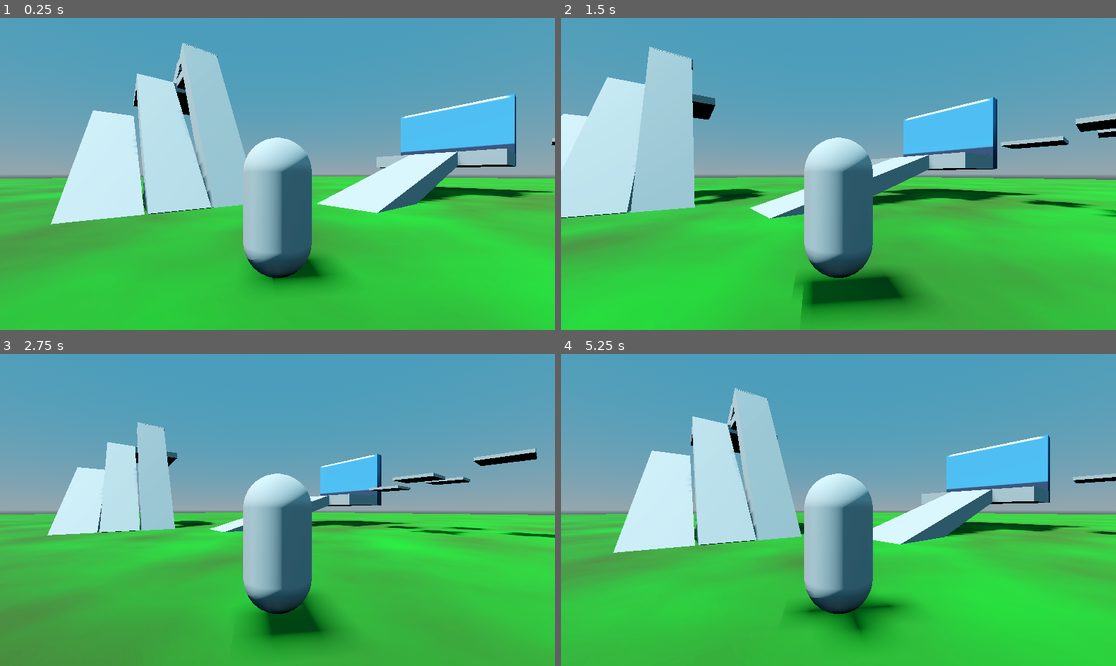
Above: before the commit, frames 1-4 (two rows, left to right).
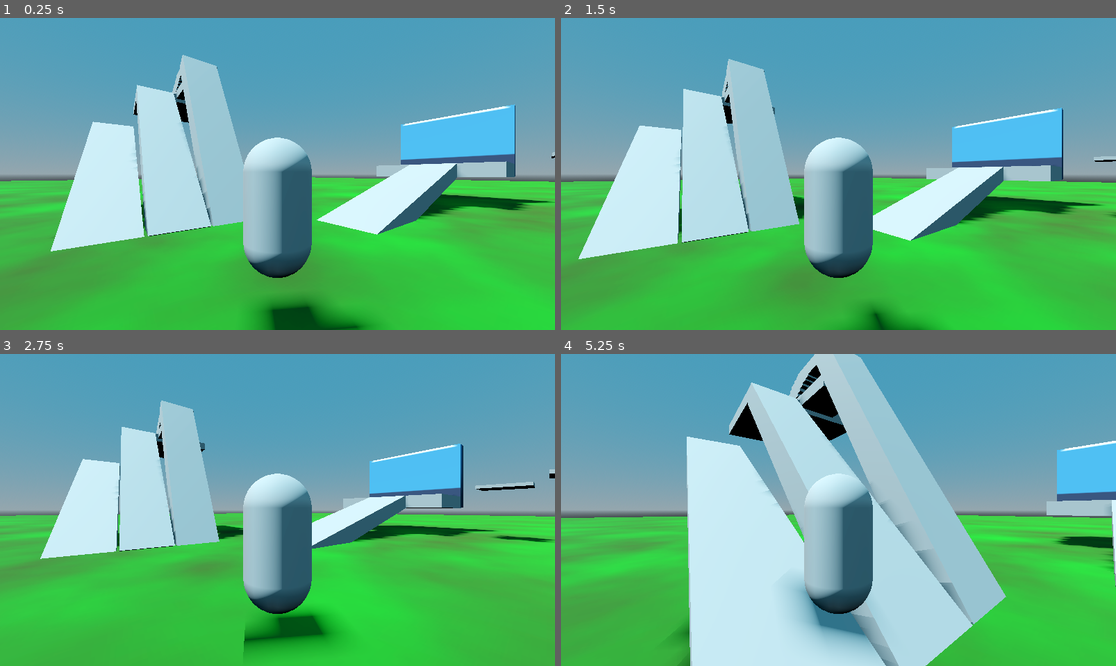
Above: after the commit, the same moments.

Repository: NDBrewer20/Project-Arbiter
Game: Godot game, scene res://Scenes/Levels/Base.tscn
Same seed, same stepped clock (60 frames per second), same inputs: the game is played once before the commit and once after it. The engine's default icon, where the game draws it, is replaced by a stand-in: a white triangle on a blue panel in a dark square.
Inputs (mouse positions are in pixels of both pictures, inside the frame that each line leads up to):
- Up to frame 1 (0.25 s): no input
- Up to frame 2 (1.5 s): tap Enter at 0.5 s; move the mouse to (960, 158) at 0.52 s; hold D (Player_Right) 0.53-1.28 s; tap Space (Player_Jump) at 0.6, 0.77, 1.07 s; move the mouse to (727, 189) at 1.27 s; hold S (Player_Back) from 1.28 s (still down); right-click (727, 189) at 1.35 s
- Up to frame 3 (2.75 s): tap Space (Player_Jump) at 1.52, 1.55, 1.82, 2.3 s; move the mouse to (333, 441) at 2.02 s; release S (Player_Back) at 2.03 s; hold D (Player_Right) from 2.03 s (still down); tap C at 2.1 s
- Up to frame 4 (5.25 s): move the mouse to (810, 572) at 2.77 s; release D (Player_Right) at 2.78 s; hold W (Player_Forward) 2.78-3.53 s; tap R at 2.85 s; tap Space (Player_Jump) at 3.02, 3.05, 3.32, 3.6, 3.77, 4.07, 4.52, 4.55, 4.82 s; move the mouse to (1005, 556) at 3.52 s; hold A (Player_Left) 3.53-5.03 s; move the mouse to (672, 463) at 4.27 s; right-click (672, 463) at 4.35 s; move the mouse to (866, 510) at 5.02 s; hold S (Player_Back) from 5.03 s (still down); tap C at 5.1 s

The runs differ from the first frame. In frame 1, 20% of the frame differs, in the area x 0-100%, y 8-100%; in frame 2, 47%; in frame 3, 28%; in frame 4, 50%, in the area x 0-100%, y 0-100%.

Commit message:
Player Movement Improved
Fixed Air Time Control
 * Player now doesn't get as much of a benefit from trying to move in the air after falling for a longer time, and instead loses full air maneuverability in less than a second.
Added Coyote time
 * Player can initiate a jump after falling off a ledge in a short window.
Added Jump Buffering
 * Player can buffer to initiate a jump by pressing space shortly before touching the ground.
Added Acceleration
 * Player can slowly move faster the longer they hold movement input.

Diff:
--- a/Scenes/Levels/Base.tscn
+++ b/Scenes/Levels/Base.tscn
@@ -119,12 +119,19 @@
 unique_name_in_owner = true
 
 [node name="Player Body" type="CharacterBody3D" parent="Player Manager"]
-transform = Transform3D(-0.602776, 0, -0.79791, 0, 1, 0, 0.79791, 0, -0.602776, -2.96346, 0, -3.40497)
+transform = Transform3D(-0.603406, -0.000205233, -0.797435, 0.000620615, 1, -0.000726984, 0.797434, -0.000933567, -0.603405, -2.96346, 0, -3.40497)
 slide_on_ceiling = false
 script = ExtResource("1_puwgh")
 debug = true
-AirControlEnd = 0.66
-AirControlFadeTime = 5.0
+runSpeed = 8.0
+walkSpeed = 3.5
+acceleration = 4.5
+deceleration = 7.5
+coyoteTime = 0.16
+jumpBuffer = 0.21
+airControlStart = 1.5
+airControlEnd = 0.05
+airControlFadeTime = 0.6
 
 [node name="PlayerGFX" type="Node3D" parent="Player Manager/Player Body"]
 transform = Transform3D(1, 0, 0, 0, 1, 0, 0, 0, 1, 0, 1, 0)
@@ -162,174 +169,198 @@
 transform = Transform3D(100, 0, 0, 0, 100, 0, 0, 0, 100, 0, 0, 0)
 shape = SubResource("ConcavePolygonShape3D_puwgh")
 
-[node name="Ramp" type="StaticBody3D" parent="."]
+[node name="Obstacles" type="StaticBody3D" parent="."]
 transform = Transform3D(1, 0, 0, 0, 1, 0, 0, 0, 1, 0, 1.03889, 8.11843)
 
-[node name="MeshInstance3D" type="MeshInstance3D" parent="Ramp"]
+[node name="MeshInstance3D" type="MeshInstance3D" parent="Obstacles"]
 transform = Transform3D(3.02012, 0, 0, 0, 0.965926, 3.08834, 0, -0.258819, 11.5258, 0, 0.00432885, 0.101795)
 mesh = SubResource("BoxMesh_puwgh")
 
-[node name="CollisionShape3D" type="CollisionShape3D" parent="Ramp"]
+[node name="CollisionShape3D" type="CollisionShape3D" parent="Obstacles"]
 transform = Transform3D(3.02012, 0, 0, 0, 0.965926, 3.08834, 0, -0.258819, 11.5258, 0, 0.00432885, 0.101795)
 shape = SubResource("ConcavePolygonShape3D_106ev")
 
-[node name="MeshInstance3D2" type="MeshInstance3D" parent="Ramp"]
+[node name="MeshInstance3D2" type="MeshInstance3D" parent="Obstacles"]
 transform = Transform3D(8.18757, 0, 0, 0, 1, 0, 0, 0, 5.6196, 0.227636, 1.53671, 8.55561)
 mesh = SubResource("BoxMesh_puwgh")
 
-[node name="CollisionShape3D2" type="CollisionShape3D" parent="Ramp"]
+[node name="CollisionShape3D2" type="CollisionShape3D" parent="Obstacles"]
 transform = Transform3D(8.18757, 0, 0, 0, 1, 0, 0, 0, 5.6196, 0.227636, 1.53671, 8.55561)
 shape = SubResource("ConcavePolygonShape3D_cukpy")
 
-[node name="MeshInstance3D3" type="MeshInstance3D" parent="Ramp"]
+[node name="MeshInstance3D3" type="MeshInstance3D" parent="Obstacles"]
 transform = Transform3D(8.18757, 0, 0, 0, -4.37114e-08, 5.6196, 0, -1, -2.4564e-07, 0.227636, 3.87227, 11.474)
 material_override = SubResource("StandardMaterial3D_cukpy")
 mesh = SubResource("BoxMesh_puwgh")
 
-[node name="CollisionShape3D3" type="CollisionShape3D" parent="Ramp"]
+[node name="CollisionShape3D3" type="CollisionShape3D" parent="Obstacles"]
 transform = Transform3D(8.18757, 0, 0, 0, -4.37114e-08, 5.6196, 0, -1, -2.4564e-07, 0.227636, 3.87227, 11.474)
 shape = SubResource("ConcavePolygonShape3D_omw7r")
 
-[node name="MeshInstance3D4" type="MeshInstance3D" parent="Ramp"]
+[node name="MeshInstance3D4" type="MeshInstance3D" parent="Obstacles"]
 transform = Transform3D(2.41, 0, 0, 0, 0.200646, 0, 0, 0, 2.46375, -6.76394, 2.37826, 7.39248)
 mesh = SubResource("BoxMesh_puwgh")
 
-[node name="CollisionShape3D4" type="CollisionShape3D" parent="Ramp"]
+[node name="CollisionShape3D4" type="CollisionShape3D" parent="Obstacles"]
 transform = Transform3D(2.41, 0, 0, 0, 0.200646, 0, 0, 0, 2.46375, -6.76394, 2.37826, 7.39248)
 shape = SubResource("ConcavePolygonShape3D_ovum4")
 
-[node name="MeshInstance3D5" type="MeshInstance3D" parent="Ramp"]
+[node name="MeshInstance3D5" type="MeshInstance3D" parent="Obstacles"]
 transform = Transform3D(2.41, 0, 0, 0, 0.200646, 0, 0, 0, 2.46375, -10.15, 2.90956, 10.202)
 mesh = SubResource("BoxMesh_puwgh")
 
-[node name="CollisionShape3D5" type="CollisionShape3D" parent="Ramp"]
+[node name="CollisionShape3D5" type="CollisionShape3D" parent="Obstacles"]
 transform = Transform3D(2.41, 0, 0, 0, 0.200646, 0, 0, 0, 2.46375, -10.15, 2.90956, 10.202)
 shape = SubResource("ConcavePolygonShape3D_7ofq3")
 
-[node name="MeshInstance3D6" type="MeshInstance3D" parent="Ramp"]
+[node name="MeshInstance3D6" type="MeshInstance3D" parent="Obstacles"]
 transform = Transform3D(2.41, 0, 0, 0, 0.200646, 0, 0, 0, 2.46375, -9.70337, 2.71875, 5.18853)
 mesh = SubResource("BoxMesh_puwgh")
 
-[node name="CollisionShape3D6" type="CollisionShape3D" parent="Ramp"]
+[node name="CollisionShape3D6" type="CollisionShape3D" parent="Obstacles"]
 transform = Transform3D(2.41, 0, 0, 0, 0.200646, 0, 0, 0, 2.46375, -9.70337, 2.71875, 5.18853)
 shape = SubResource("ConcavePolygonShape3D_gx4w7")
 
-[node name="MeshInstance3D7" type="MeshInstance3D" parent="Ramp"]
+[node name="MeshInstance3D7" type="MeshInstance3D" parent="Obstacles"]
 transform = Transform3D(2.41, 0, 0, 0, 0.200646, 0, 0, 0, 2.46375, -13.567, 3.67988, 7.3544)
 mesh = SubResource("BoxMesh_puwgh")
 
-[node name="CollisionShape3D7" type="CollisionShape3D" parent="Ramp"]
+[node name="CollisionShape3D7" type="CollisionShape3D" parent="Obstacles"]
 transform = Transform3D(2.41, 0, 0, 0, 0.200646, 0, 0, 0, 2.46375, -13.567, 3.67988, 7.3544)
 shape = SubResource("ConcavePolygonShape3D_bxrtb")
 
-[node name="MeshInstance3D10" type="MeshInstance3D" parent="Ramp"]
+[node name="MeshInstance3D10" type="MeshInstance3D" parent="Obstacles"]
 transform = Transform3D(-9.74173e-08, -0.5, 10.3338, -2.61029e-08, 0.866025, 5.96621, -2.30727, -3.08008e-09, -5.4983e-07, 8.73259, 1.44906, -13.8942)
 mesh = SubResource("BoxMesh_puwgh")
 
-[node name="CollisionShape3D10" type="CollisionShape3D" parent="Ramp"]
+[node name="CollisionShape3D10" type="CollisionShape3D" parent="Obstacles"]
 transform = Transform3D(-8.73419e-08, -0.707107, 8.4375, -5.04269e-08, 0.707107, 8.4375, -2.30727, -3.08008e-09, -5.4983e-07, 7.93898, 2.85134, -11.4704)
 shape = SubResource("ConcavePolygonShape3D_2l7tc")
 
-[node name="MeshInstance3D8" type="MeshInstance3D" parent="Ramp"]
+[node name="MeshInstance3D8" type="MeshInstance3D" parent="Obstacles"]
 transform = Transform3D(-8.73419e-08, -0.707107, 8.4375, -5.04269e-08, 0.707107, 8.4375, -2.30727, -3.08008e-09, -5.4983e-07, 7.93898, 2.85134, -11.4704)
 mesh = SubResource("BoxMesh_puwgh")
 
-[node name="CollisionShape3D8" type="CollisionShape3D" parent="Ramp"]
+[node name="CollisionShape3D8" type="CollisionShape3D" parent="Obstacles"]
 transform = Transform3D(-9.74173e-08, -0.5, 10.3338, -2.61029e-08, 0.866025, 5.96621, -2.30727, -3.08008e-09, -5.4983e-07, 8.73259, 1.44906, -13.8942)
 shape = SubResource("ConcavePolygonShape3D_hdiet")
 
-[node name="MeshInstance3D11" type="MeshInstance3D" parent="Ramp"]
+[node name="MeshInstance3D11" type="MeshInstance3D" parent="Obstacles"]
 transform = Transform3D(-2.72961e-07, -3.62084e-08, 6.12079, 7.31397e-08, 0.607476, -2.44596e-07, -6.46491, -1.87107e-09, -2.82038e-07, 14.855, 7.08588, -9.37486)
 mesh = SubResource("BoxMesh_puwgh")
 
-[node name="CollisionShape3D12" type="CollisionShape3D" parent="Ramp"]
+[node name="CollisionShape3D12" type="CollisionShape3D" parent="Obstacles"]
 transform = Transform3D(-2.72961e-07, -3.62084e-08, 6.12079, 7.31397e-08, 0.607476, -2.44596e-07, -6.46491, -1.87107e-09, -2.82038e-07, 14.855, 7.08588, -9.37486)
 shape = SubResource("ConcavePolygonShape3D_bsvke")
 
-[node name="MeshInstance3D12" type="MeshInstance3D" parent="Ramp"]
-transform = Transform3D(-9.12056e-08, -3.62084e-08, 6.12079, 2.44385e-08, 0.607476, -2.44596e-07, -2.16015, -1.87107e-09, -2.82038e-07, 12.4755, 7.38172, -9.02504)
-mesh = SubResource("BoxMesh_puwgh")
-
-[node name="CollisionShape3D13" type="CollisionShape3D" parent="Ramp"]
+[node name="MeshInstance3D12" type="MeshInstance3D" parent="Obstacles"]
+transform = Transform3D(-9.12056e-08, -3.62084e-08, 6.12079, 2.44385e-08, 0.607476, -2.44596e-07, -2.16015, -1.87107e-09, -2.82038e-07, 12.4755, 7.33448, -9.02504)
+mesh = SubResource("BoxMesh_puwgh")
+
+[node name="CollisionShape3D13" type="CollisionShape3D" parent="Obstacles"]
 transform = Transform3D(-9.12056e-08, -3.62084e-08, 6.12079, 2.44385e-08, 0.607476, -2.44596e-07, -2.16015, -1.87107e-09, -2.82038e-07, 12.4755, 7.38172, -9.02504)
 shape = SubResource("ConcavePolygonShape3D_iqblb")
 
-[node name="MeshInstance3D13" type="MeshInstance3D" parent="Ramp"]
+[node name="MeshInstance3D13" type="MeshInstance3D" parent="Obstacles"]
 transform = Transform3D(-9.12056e-08, -3.62084e-08, 1.39173, 2.44385e-08, 0.607476, -5.56156e-08, -2.16015, -1.87107e-09, -6.4129e-08, 14.3475, 7.54481, -8.91742)
 mesh = SubResource("BoxMesh_puwgh")
 
-[node name="CollisionShape3D14" type="CollisionShape3D" parent="Ramp"]
+[node name="CollisionShape3D14" type="CollisionShape3D" parent="Obstacles"]
 transform = Transform3D(-9.12056e-08, -3.62084e-08, 1.39173, 2.44385e-08, 0.607476, -5.56156e-08, -2.16015, -1.87107e-09, -6.4129e-08, 14.3475, 7.54481, -8.91742)
 shape = SubResource("ConcavePolygonShape3D_dnbnh")
 
-[node name="MeshInstance3D14" type="MeshInstance3D" parent="Ramp"]
+[node name="MeshInstance3D22" type="MeshInstance3D" parent="Obstacles"]
+transform = Transform3D(-9.12056e-08, -3.62084e-08, 1.39173, 2.44385e-08, 0.607476, -5.56156e-08, -2.16015, -1.87107e-09, -6.4129e-08, 14.5999, 7.40013, -8.91742)
+mesh = SubResource("BoxMesh_puwgh")
+
+[node name="CollisionShape3D22" type="CollisionShape3D" parent="Obstacles"]
+transform = Transform3D(-9.12056e-08, -3.62084e-08, 1.39173, 2.44385e-08, 0.607476, -5.56156e-08, -2.16015, -1.87107e-09, -6.4129e-08, 14.5999, 7.40013, -8.91742)
+shape = SubResource("ConcavePolygonShape3D_dnbnh")
+
+[node name="MeshInstance3D23" type="MeshInstance3D" parent="Obstacles"]
+transform = Transform3D(-9.12056e-08, -3.62084e-08, 1.39173, 2.44385e-08, 0.607476, -5.56156e-08, -2.16015, -1.87107e-09, -6.4129e-08, 11.784, 8.69758, -8.91742)
+mesh = SubResource("BoxMesh_puwgh")
+
+[node name="CollisionShape3D23" type="CollisionShape3D" parent="Obstacles"]
+transform = Transform3D(-9.12056e-08, -3.62084e-08, 1.39173, 2.44385e-08, 0.607476, -5.56156e-08, -2.16015, -1.87107e-09, -6.4129e-08, 11.784, 8.69758, -8.91742)
+shape = SubResource("ConcavePolygonShape3D_dnbnh")
+
+[node name="MeshInstance3D24" type="MeshInstance3D" parent="Obstacles"]
+transform = Transform3D(-9.12056e-08, -3.62084e-08, 1.39173, 2.44385e-08, 0.607476, -5.56156e-08, -2.16015, -1.87107e-09, -6.4129e-08, 15.1855, 7.22534, -8.91742)
+mesh = SubResource("BoxMesh_puwgh")
+
+[node name="CollisionShape3D24" type="CollisionShape3D" parent="Obstacles"]
+transform = Transform3D(-9.12056e-08, -3.62084e-08, 1.39173, 2.44385e-08, 0.607476, -5.56156e-08, -2.16015, -1.87107e-09, -6.4129e-08, 15.1855, 7.22534, -8.91742)
+shape = SubResource("ConcavePolygonShape3D_dnbnh")
+
+[node name="MeshInstance3D14" type="MeshInstance3D" parent="Obstacles"]
 transform = Transform3D(-9.12056e-08, -3.62084e-08, 1.39173, 2.44385e-08, 0.607476, -5.56156e-08, -2.16015, -1.87107e-09, -6.4129e-08, 13.9989, 7.71241, -8.91742)
 mesh = SubResource("BoxMesh_puwgh")
 
-[node name="CollisionShape3D15" type="CollisionShape3D" parent="Ramp"]
+[node name="CollisionShape3D15" type="CollisionShape3D" parent="Obstacles"]
 transform = Transform3D(-9.12056e-08, -3.62084e-08, 1.39173, 2.44385e-08, 0.607476, -5.56156e-08, -2.16015, -1.87107e-09, -6.4129e-08, 13.9989, 7.71241, -8.91742)
 shape = SubResource("ConcavePolygonShape3D_hfgvd")
 
-[node name="MeshInstance3D15" type="MeshInstance3D" parent="Ramp"]
+[node name="MeshInstance3D15" type="MeshInstance3D" parent="Obstacles"]
 transform = Transform3D(-9.12056e-08, -3.62084e-08, 1.39173, 2.44385e-08, 0.607476, -5.56156e-08, -2.16015, -1.87107e-09, -6.4129e-08, 13.6422, 7.88007, -8.91742)
 mesh = SubResource("BoxMesh_puwgh")
 
-[node name="CollisionShape3D16" type="CollisionShape3D" parent="Ramp"]
+[node name="CollisionShape3D16" type="CollisionShape3D" parent="Obstacles"]
 transform = Transform3D(-9.12056e-08, -3.62084e-08, 1.39173, 2.44385e-08, 0.607476, -5.56156e-08, -2.16015, -1.87107e-09, -6.4129e-08, 13.6422, 7.88007, -8.91742)
 shape = SubResource("ConcavePolygonShape3D_de0a2")
 
-[node name="MeshInstance3D16" type="MeshInstance3D" parent="Ramp"]
+[node name="MeshInstance3D16" type="MeshInstance3D" parent="Obstacles"]
 transform = Transform3D(-9.12056e-08, -3.62084e-08, 1.39173, 2.44385e-08, 0.607476, -5.56156e-08, -2.16015, -1.87107e-09, -6.4129e-08, 13.3052, 8.03426, -8.91742)
 mesh = SubResource("BoxMesh_puwgh")
 
-[node name="CollisionShape3D17" type="CollisionShape3D" parent="Ramp"]
+[node name="CollisionShape3D17" type="CollisionShape3D" parent="Obstacles"]
 transform = Transform3D(-9.12056e-08, -3.62084e-08, 1.39173, 2.44385e-08, 0.607476, -5.56156e-08, -2.16015, -1.87107e-09, -6.4129e-08, 13.3052, 8.03426, -8.91742)
 shape = SubResource("ConcavePolygonShape3D_cfc6w")
 
-[node name="MeshInstance3D17" type="MeshInstance3D" parent="Ramp"]
+[node name="MeshInstance3D17" type="MeshInstance3D" parent="Obstacles"]
 transform = Transform3D(-9.12056e-08, -3.62084e-08, 1.39173, 2.44385e-08, 0.607476, -5.56156e-08, -2.16015, -1.87107e-09, -6.4129e-08, 12.9882, 8.17696, -8.91742)
 mesh = SubResource("BoxMesh_puwgh")
 
-[node name="CollisionShape3D18" type="CollisionShape3D" parent="Ramp"]
+[node name="CollisionShape3D18" type="CollisionShape3D" parent="Obstacles"]
 transform = Transform3D(-9.12056e-08, -3.62084e-08, 1.39173, 2.44385e-08, 0.607476, -5.56156e-08, -2.16015, -1.87107e-09, -6.4129e-08, 12.9882, 8.17696, -8.91742)
 shape = SubResource("ConcavePolygonShape3D_6poow")
 
-[node name="MeshInstance3D18" type="MeshInstance3D" parent="Ramp"]
+[node name="MeshInstance3D18" type="MeshInstance3D" parent="Obstacles"]
 transform = Transform3D(-9.12056e-08, -3.62084e-08, 1.39173, 2.44385e-08, 0.607476, -5.56156e-08, -2.16015, -1.87107e-09, -6.4129e-08, 12.6758, 8.33313, -8.91742)
 mesh = SubResource("BoxMesh_puwgh")
 
-[node name="CollisionShape3D19" type="CollisionShape3D" parent="Ramp"]
+[node name="CollisionShape3D19" type="CollisionShape3D" parent="Obstacles"]
 transform = Transform3D(-9.12056e-08, -3.62084e-08, 1.39173, 2.44385e-08, 0.607476, -5.56156e-08, -2.16015, -1.87107e-09, -6.4129e-08, 12.6758, 8.33313, -8.91742)
 shape = SubResource("ConcavePolygonShape3D_t8q07")
 
-[node name="MeshInstance3D19" type="MeshInstance3D" parent="Ramp"]
+[node name="MeshInstance3D19" type="MeshInstance3D" parent="Obstacles"]
 transform = Transform3D(-9.12056e-08, -3.62084e-08, 1.39173, 2.44385e-08, 0.607476, -5.56156e-08, -2.16015, -1.87107e-09, -6.4129e-08, 12.3759, 8.49505, -8.91742)
 mesh = SubResource("BoxMesh_puwgh")
 
-[node name="CollisionShape3D20" type="CollisionShape3D" parent="Ramp"]
+[node name="CollisionShape3D20" type="CollisionShape3D" parent="Obstacles"]
 transform = Transform3D(-9.12056e-08, -3.62084e-08, 1.39173, 2.44385e-08, 0.607476, -5.56156e-08, -2.16015, -1.87107e-09, -6.4129e-08, 12.3759, 8.49505, -8.91742)
 shape = SubResource("ConcavePolygonShape3D_e8flp")
 
-[node name="MeshInstance3D20" type="MeshInstance3D" parent="Ramp"]
+[node name="MeshInstance3D20" type="MeshInstance3D" parent="Obstacles"]
 transform = Transform3D(-9.12056e-08, -3.62084e-08, 1.39173, 2.44385e-08, 0.607476, -5.56156e-08, -2.16015, -1.87107e-09, -6.4129e-08, 12.0491, 8.61235, -8.91742)
 mesh = SubResource("BoxMesh_puwgh")
 
-[node name="CollisionShape3D21" type="CollisionShape3D" parent="Ramp"]
+[node name="CollisionShape3D21" type="CollisionShape3D" parent="Obstacles"]
 transform = Transform3D(-9.12056e-08, -3.62084e-08, 1.39173, 2.44385e-08, 0.607476, -5.56156e-08, -2.16015, -1.87107e-09, -6.4129e-08, 12.0491, 8.61235, -8.91742)
 shape = SubResource("ConcavePolygonShape3D_1pgnw")
 
-[node name="MeshInstance3D21" type="MeshInstance3D" parent="Ramp"]
-transform = Transform3D(-9.12056e-08, -3.62084e-08, 3.04042, 2.44385e-08, 0.607476, -1.215e-07, -2.16015, -1.87107e-09, -1.40099e-07, 10.7782, 8.83589, -8.91742)
-mesh = SubResource("BoxMesh_puwgh")
-
-[node name="CollisionShape3D11" type="CollisionShape3D" parent="Ramp"]
-transform = Transform3D(-9.12056e-08, -3.62084e-08, 3.04042, 2.44385e-08, 0.607476, -1.215e-07, -2.16015, -1.87107e-09, -1.40099e-07, 10.7782, 8.83589, -8.91742)
+[node name="MeshInstance3D21" type="MeshInstance3D" parent="Obstacles"]
+transform = Transform3D(-9.12056e-08, -3.62084e-08, 3.04042, 2.44385e-08, 0.607476, -1.215e-07, -2.16015, -1.87107e-09, -1.40099e-07, 10.7782, 8.78802, -8.91742)
+mesh = SubResource("BoxMesh_puwgh")
+
+[node name="CollisionShape3D11" type="CollisionShape3D" parent="Obstacles"]
+transform = Transform3D(-9.12056e-08, -3.62084e-08, 3.04042, 2.44385e-08, 0.607476, -1.215e-07, -2.16015, -1.87107e-09, -1.40099e-07, 10.7782, 8.78802, -8.91742)
 shape = SubResource("ConcavePolygonShape3D_ojyu5")
 
-[node name="MeshInstance3D9" type="MeshInstance3D" parent="Ramp"]
+[node name="MeshInstance3D9" type="MeshInstance3D" parent="Obstacles"]
 transform = Transform3D(-7.13144e-08, -0.866025, 5.96621, -7.13144e-08, 0.5, 10.3338, -2.30727, -3.08008e-09, -5.4983e-07, 6.75518, 3.79475, -9.05667)
 mesh = SubResource("BoxMesh_puwgh")
 
-[node name="CollisionShape3D9" type="CollisionShape3D" parent="Ramp"]
+[node name="CollisionShape3D9" type="CollisionShape3D" parent="Obstacles"]
 transform = Transform3D(-7.13144e-08, -0.866025, 5.96621, -7.13144e-08, 0.5, 10.3338, -2.30727, -3.08008e-09, -5.4983e-07, 6.75518, 3.79475, -9.05667)
 shape = SubResource("ConcavePolygonShape3D_y7vqc")
--- a/Scripts/PlayerMovement.gd
+++ b/Scripts/PlayerMovement.gd
@@ -2,13 +2,22 @@
 
 @export var debug: bool = false
 
+# Player Events
+signal playerJumped
+signal playerLanded
+
 # Player movement parameters
-@export var speed: float = 5.0
+@export var runSpeed: float = 7.5
+@export var walkSpeed: float = 5.0
+@export var acceleration: float = 10.0
+@export var deceleration: float = 20.0
+var _speedActual: float = 0.0
 var _inputDirection: Vector3 = Vector3.ZERO
 
 
 # Player jumping parameters
 @export var jumpVelocity: float = 4.5
+var _lastOnFloor: bool # was the user on the ground in the last frame?
 var _isjumping: bool # is the user currently trying to jump?
 var _lastJumpPressed: float # how long since the user last tried to jump?
 var _lastTimeOnGround: float # how long since the user was last on the ground?
@@ -73,14 +82,42 @@
 	if Input.is_action_pressed("Player_Right"):
 		_inputDirection += transform.basis.x
 
+	if Input.is_action_just_pressed("Player_Jump"):
+		_isjumping = true
+		_lastJumpPressed = _timeSinceFirstFrame
+
 	if debug and Input.is_action_pressed("DEBUG_Quit"):
 			get_tree().quit()
 
-func _physics_process(delta: float) -> void:
-	var direction = _inputDirection
-	direction.y = 0
-	direction = direction.normalized()
+	_inputDirection.y = 0
+	_inputDirection = _inputDirection.normalized()
 
+func HandleMove(delta: float) -> void:
+	if is_on_floor():
+		if _inputDirection == Vector3.ZERO:
+			_speedActual = lerp(_speedActual, walkSpeed, deceleration * delta)
+		else:
+			_speedActual = lerp(_speedActual, runSpeed, acceleration * delta)
+		velocity.x = _inputDirection.x * _speedActual
+		velocity.z = _inputDirection.z * _speedActual
+	else:
+		# Air Control
+		var t = clampf(_airtime / airControlFadeTime, 0, 1)
+		var air_control_factor = lerp(airControlStart, airControlEnd, t)
+
+		velocity.x += _inputDirection.x * walkSpeed * air_control_factor * delta
+		velocity.z += _inputDirection.z * walkSpeed * air_control_factor * delta
+
+func HandleJump() -> void:
+	if !_isjumping and !_canBufferJump:
+		return
+
+	if is_on_floor() or _canCoyote:
+		Jump()
+
+	_isjumping = false
+
+func HandleFalling(delta: float) -> void:
 	if not is_on_floor():
 		# How Long in Air
 		_airtime += delta
@@ -88,20 +125,30 @@
 		# Gravity
 		velocity.y += -ProjectSettings.get_setting("physics/3d/default_gravity") * delta
 
-		# Air Control
-		var t = clamp(_airtime / airControlFadeTime, 0, 1)
-		var air_control_factor = lerp(airControlStart, airControlEnd, t)
+func Jump() -> void:
+	_coyoteUsable = false
+	_bufferJumpUsable = false
+	_lastJumpPressed = 0
+	velocity.y = jumpVelocity
+	playerJumped.emit()
 
-		velocity.x += direction.x * speed * air_control_factor * delta
-		velocity.z += direction.z * speed * air_control_factor * delta
-	else:
-		velocity.y = 0
+func checkCollision() -> void:
+	# If last frame was not on the ground but this frame is, then the player has just landed
+	if !_lastOnFloor and is_on_floor():
+		_coyoteUsable = true
+		_bufferJumpUsable = true
+		_airtime = 0
+		playerLanded.emit()
+	# if last frame was on the ground but this frame is not, then the player has just started falling
+	elif _lastOnFloor and not is_on_floor():
+		_lastTimeOnGround = _timeSinceFirstFrame
 
-	if is_on_floor():
-		velocity.x = direction.x * speed
-		velocity.z = direction.z * speed
 
-		if Input.is_action_just_pressed("Player_Jump"):
-			velocity.y = jumpVelocity
+func _physics_process(delta: float) -> void:
+	checkCollision()
+	HandleJump()
+	HandleFalling(delta)
+	HandleMove(delta)
 
+	_lastOnFloor = is_on_floor()
 	move_and_slide()
